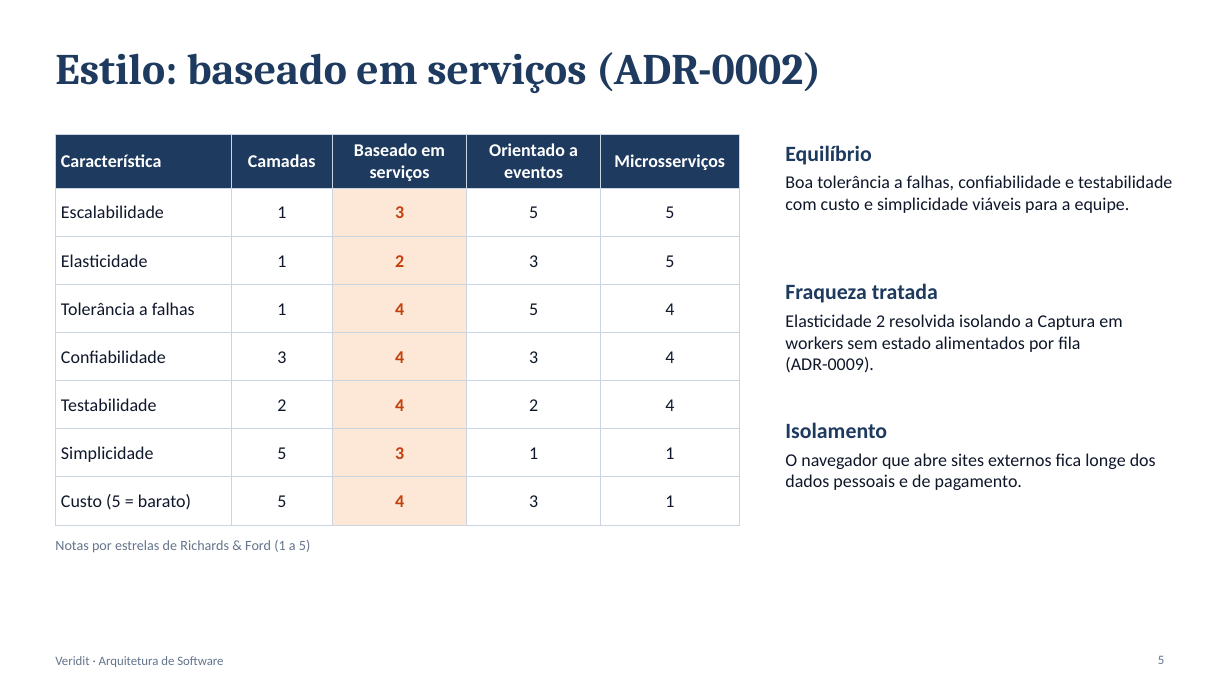
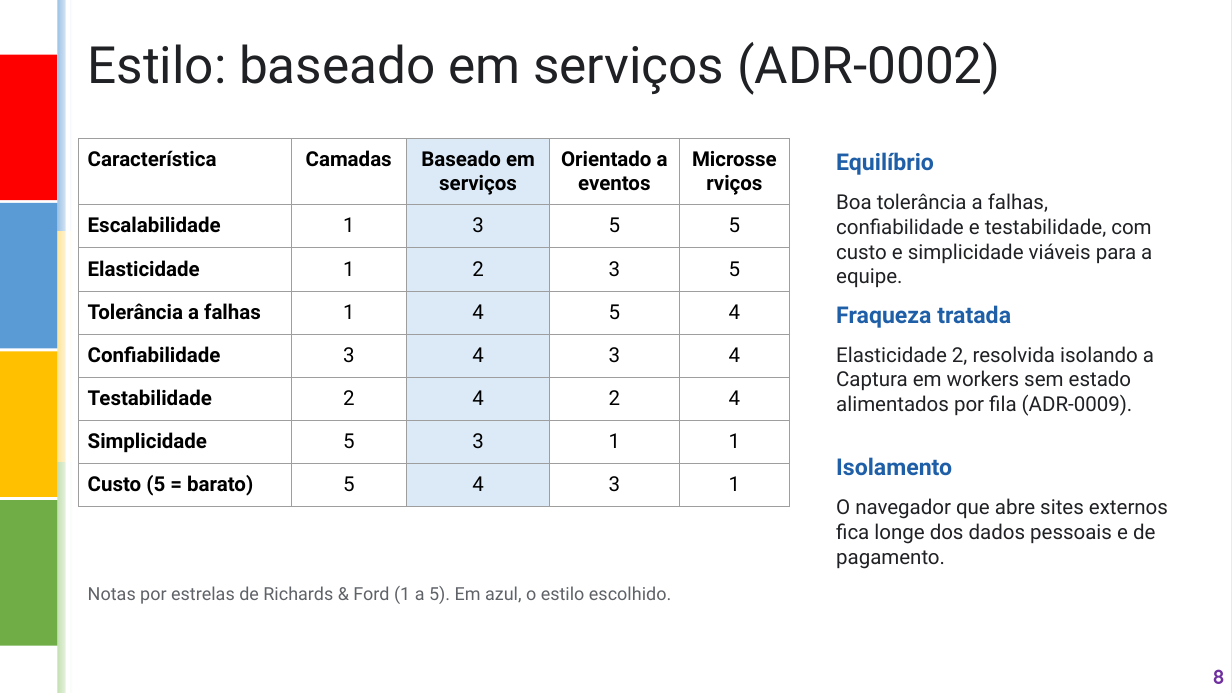
Before and after one commit to cauaalmeida01/projeto2, a slide deck: slide 8 of entregas/veridit-apresentacao-arquitetura.pptx (slide 5 before the commit). Drawn at 1232x693 pixels with LibreOffice and Linux fonts; fonts in the diff are those of the drawing. Boxes give left, top, right and bottom in pixels: in the first picture for what was removed or moved away, otherwise in the second. Text is boxed around its words. In the diff, an @@ line names an element or a change of style, - is before the commit and + after.

```diff
--- a/entregas/veridit-apresentacao-arquitetura.pptx
+++ b/entregas/veridit-apresentacao-arquitetura.pptx
@@ background #FFFFFF to gradient #FFFFFF to #FFC000 @@
@@ group added at <box>0,0,1232,693</box>: 8 rectangles @@
@@ text "Estilo: baseado em serviços (ADR-0002)": place and size @@
-text "Estilo: baseado em serviços (ADR-0002)" at <box>55,52,821,93</box>
+text "Estilo: baseado em serviços (ADR-0002)" at <box>87,42,1000,95</box>
@@ text "Estilo: baseado em serviços (ADR-0002)" at <box>87,42,1000,95</box>: size 34 to 40 pt, font Cambria to Roboto, text colour #1E3A5F to #202124, bold off; alignment left to justified; line spacing 1 to 1.15; vertical alignment middle to top @@
@@ rectangle added at <box>0,55,56,200</box>, fill #FF0000 @@
@@ table at <box>79,139,790,500</box> @@
@@ fill #1E3A5F to none in 4 cells @@
@@ fill #1E3A5F to #DCEAF7 in row 1, column 3 @@
@@ fill #FFFFFF to none in 28 cells @@
@@ fill #FDE8D7 to #DCEAF7 in 7 cells @@
@@ size 14 to 16 pt, font Calibri to Roboto @@
@@ text colour #FFFFFF to #000000 in "Característica", "Camadas", "Baseado em serviços", "Orientado a eventos" and 1 more places @@
@@ text colour #0F172A to #000000 in "Escalabilidade", "1", "5", "5" and 24 more places @@
@@ bold on in "Escalabilidade", "Elasticidade", "Tolerância a falhas", "Confiabilidade" and 3 more places @@
@@ text colour #C2410C to #000000, bold off in "3", "2", "4", "4" and 3 more places @@
@@ borders changed @@
@@ table: place and size @@
-table at <box>55,134,739,514</box>
+table at <box>79,139,790,500</box>
@@ text "Equilíbrio": place and size @@
-text "Equilíbrio" at <box>785,145,871,165</box>
+text "Equilíbrio" at <box>836,152,934,175</box>
@@ text at <box>836,193,1152,287</box>: text changed; size 14 to 16 pt; font Calibri to Roboto; text colour #0F172A to #202124 @@
-Boa tolerância a falhas, confiabilidade e testabilidade com custo e simplicidade viáveis para a equipe.
+Boa tolerância a falhas, confiabilidade e testabilidade, com custo e simplicidade viáveis para a equipe.
@@ text "Fraqueza tratada": place and size @@
-text "Fraqueza tratada" at <box>785,283,938,303</box>
+text "Fraqueza tratada" at <box>836,305,1011,328</box>
@@ text at <box>836,346,1154,416</box>: text changed; size 14 to 16 pt; font Calibri to Roboto; text colour #0F172A to #202124 @@
-Elasticidade 2 resolvida isolando a Captura em workers sem estado alimentados por fila (ADR-0009).
+Elasticidade 2, resolvida isolando a Captura em workers sem estado alimentados por fila (ADR-0009).
@@ size 17 to 18 pt, font Calibri to Roboto, text colour #1E3A5F to #1F5FA8; vertical alignment middle to top in 3 elements at <box>836,152,934,175</box>, <box>836,305,1011,328</box>, <box>836,457,952,476</box> @@
@@ text "Isolamento": place and size @@
-text "Isolamento" at <box>785,422,887,438</box>
+text "Isolamento" at <box>836,457,952,476</box>
@@ text "O navegador que abre sites ...": place and size @@
-text "O navegador que abre sites ..." at <box>785,453,1156,490</box>
+text "O navegador que abre sites ..." at <box>836,498,1168,569</box>
@@ text "O navegador que abre sites ..." at <box>836,498,1168,569</box>: size 14 to 16 pt, font Calibri to Roboto, text colour #0F172A to #202124 @@
@@ text "Notas por estrelas de Richards ..." at <box>88,586,671,604</box>: vertical alignment middle to top @@
@@ text at <box>88,586,671,604</box>: text changed; size 11 to 14 pt; font Calibri to Roboto; text colour #64748B to #5F6368 @@
-Notas por estrelas de Richards & Ford (1 a 5)
+Notas por estrelas de Richards & Ford (1 a 5). Em azul, o estilo escolhido.
@@ text removed at <box>55,656,223,667</box> @@
-Veridit · Arquitetura de Software
@@ page number removed at <box>1158,656,1164,664</box> @@
-5
@@ page number added at <box>1213,669,1225,684</box>, 16 pt, text #7030A0, bold @@
+8
```
Also in this commit, not shown: 14 other slides changed, 5 slides added, 1 slide removed, 2 other files.
